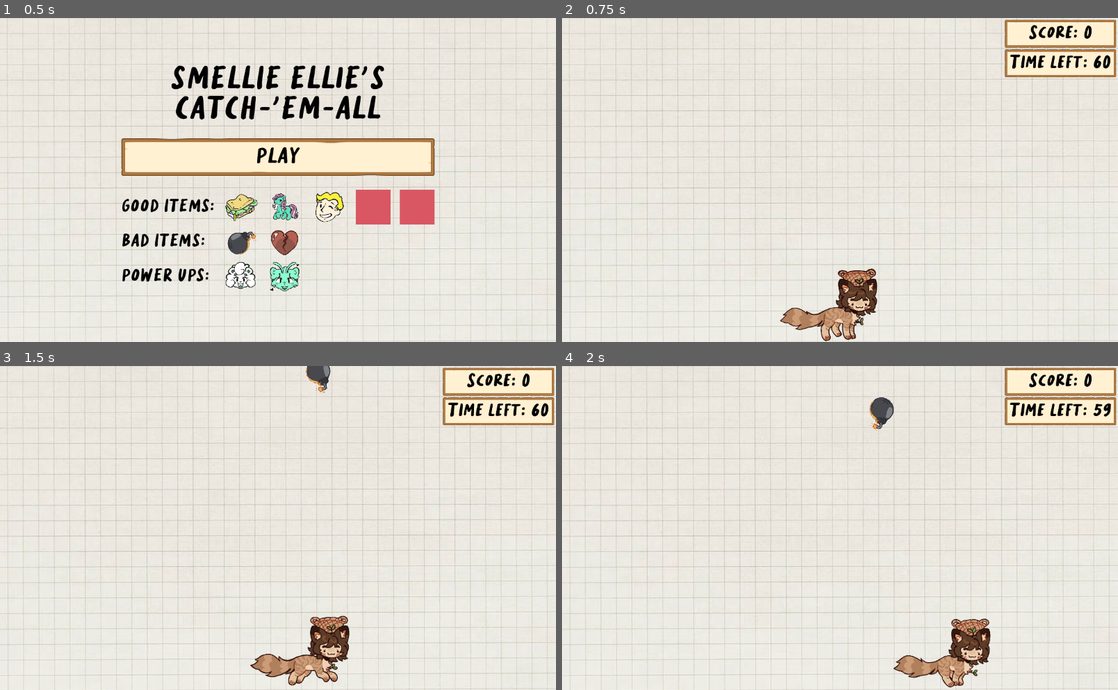
Above: before the commit, frames 1-4 (two rows, left to right).
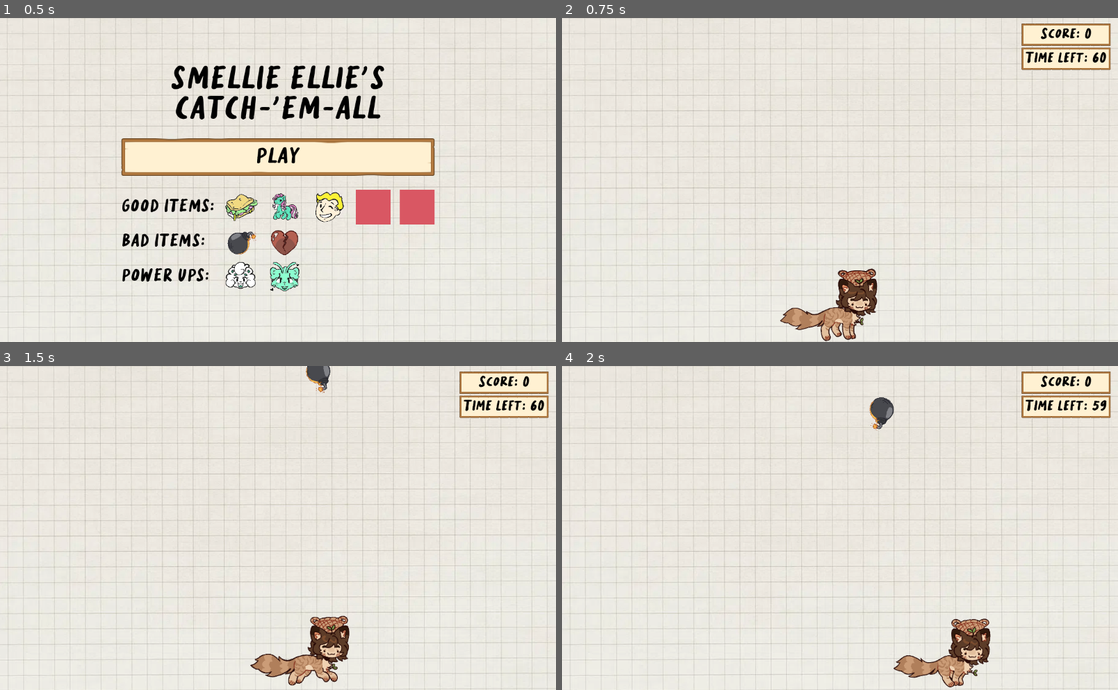
Above: after the commit, the same moments.

Repository: Emma-Fuller/CourierBirthday2023
Game: Godot game, scene res://Scenes/TitleScene/TitleScene.tscn
The game is run twice, just before and just after one commit, with the same random seed, the same clock (stepped at 60 frames per second) and the same inputs. Sound files missing from this copy of the repository are replaced by a short silence.
Inputs:
- Up to frame 1 (0.5 s): no input
- Up to frame 2 (0.75 s): click "PLAY" at 0.5 s
- Up to frame 3 (1.5 s): tap Enter at 1.25 s; hold Right (ui_right) from 1.28 s (still down)
- Up to frame 4 (2 s): keep holding Right (ui_right)

Frame 1 is identical in both runs. In frame 2, 2.0% of the frame differs, in the area x 79-100%, y 0-19%; in frame 3, 2.0%; in frame 4, 2.0%.

Commit message:
Clean up formatting

Diff:
--- a/Scenes/Game/Main.tscn
+++ b/Scenes/Game/Main.tscn
@@ -26,14 +26,18 @@
 position = Vector2(634, 619)
 scale = Vector2(-0.25, 0.25)
 
-[node name="Score Area" type="CenterContainer" parent="."]
-offset_left = 956.0
-offset_top = -11.0
-offset_right = 1356.0
-offset_bottom = 139.0
-scale = Vector2(0.6, 0.6)
+[node name="Data Signs" type="VBoxContainer" parent="."]
+offset_left = 992.0
+offset_top = 12.0
+offset_right = 1392.0
+offset_bottom = 220.0
+scale = Vector2(0.48, 0.48)
+theme_override_constants/separation = 8
 
-[node name="Background" type="NinePatchRect" parent="Score Area"]
+[node name="Score Area" type="CenterContainer" parent="Data Signs"]
+layout_mode = 2
+
+[node name="Background" type="NinePatchRect" parent="Data Signs/Score Area"]
 texture_filter = 1
 texture_repeat = 2
 custom_minimum_size = Vector2(400, 100)
@@ -47,7 +51,7 @@
 axis_stretch_horizontal = 1
 axis_stretch_vertical = 1
 
-[node name="Score Label" type="Label" parent="Score Area"]
+[node name="Score Label" type="Label" parent="Data Signs/Score Area"]
 custom_minimum_size = Vector2(2.08165e-12, 2.08165e-12)
 layout_mode = 2
 theme = ExtResource("6_a15il")
@@ -57,14 +61,10 @@
 vertical_alignment = 1
 script = ExtResource("7_w7mif")
 
-[node name="Timer Area" type="CenterContainer" parent="."]
-offset_left = 956.0
-offset_top = 53.0
-offset_right = 1356.0
-offset_bottom = 203.0
-scale = Vector2(0.6, 0.6)
+[node name="Timer Area" type="CenterContainer" parent="Data Signs"]
+layout_mode = 2
 
-[node name="Background" type="NinePatchRect" parent="Timer Area"]
+[node name="Background" type="NinePatchRect" parent="Data Signs/Timer Area"]
 texture_filter = 1
 texture_repeat = 2
 custom_minimum_size = Vector2(400, 100)
@@ -78,7 +78,7 @@
 axis_stretch_horizontal = 1
 axis_stretch_vertical = 1
 
-[node name="Time Left" type="Label" parent="Timer Area"]
+[node name="Time Left" type="Label" parent="Data Signs/Timer Area"]
 custom_minimum_size = Vector2(2.08165e-12, 2.08165e-12)
 layout_mode = 2
 theme = ExtResource("6_a15il")
@@ -87,11 +87,11 @@
 vertical_alignment = 1
 script = ExtResource("8_shg7w")
 
-[node name="Time Left Timer" type="Timer" parent="Timer Area/Time Left"]
+[node name="Time Left Timer" type="Timer" parent="Data Signs/Timer Area/Time Left"]
 autostart = true
 
 [node name="PowerBars" type="VBoxContainer" parent="."]
-modulate = Color(1, 1, 1, 0.337255)
+modulate = Color(1, 1, 1, 0.4)
 offset_left = 8.0
 offset_top = 6.0
 offset_right = 387.0
@@ -140,5 +140,5 @@
 show_percentage = false
 
 [connection signal="timeout" from="Spawn Timer" to="." method="spawn_item"]
-[connection signal="game_ended" from="Timer Area/Time Left" to="." method="on_game_ended"]
-[connection signal="timeout" from="Timer Area/Time Left/Time Left Timer" to="Timer Area/Time Left" method="tick_down"]
+[connection signal="game_ended" from="Data Signs/Timer Area/Time Left" to="." method="on_game_ended"]
+[connection signal="timeout" from="Data Signs/Timer Area/Time Left/Time Left Timer" to="Data Signs/Timer Area/Time Left" method="tick_down"]
